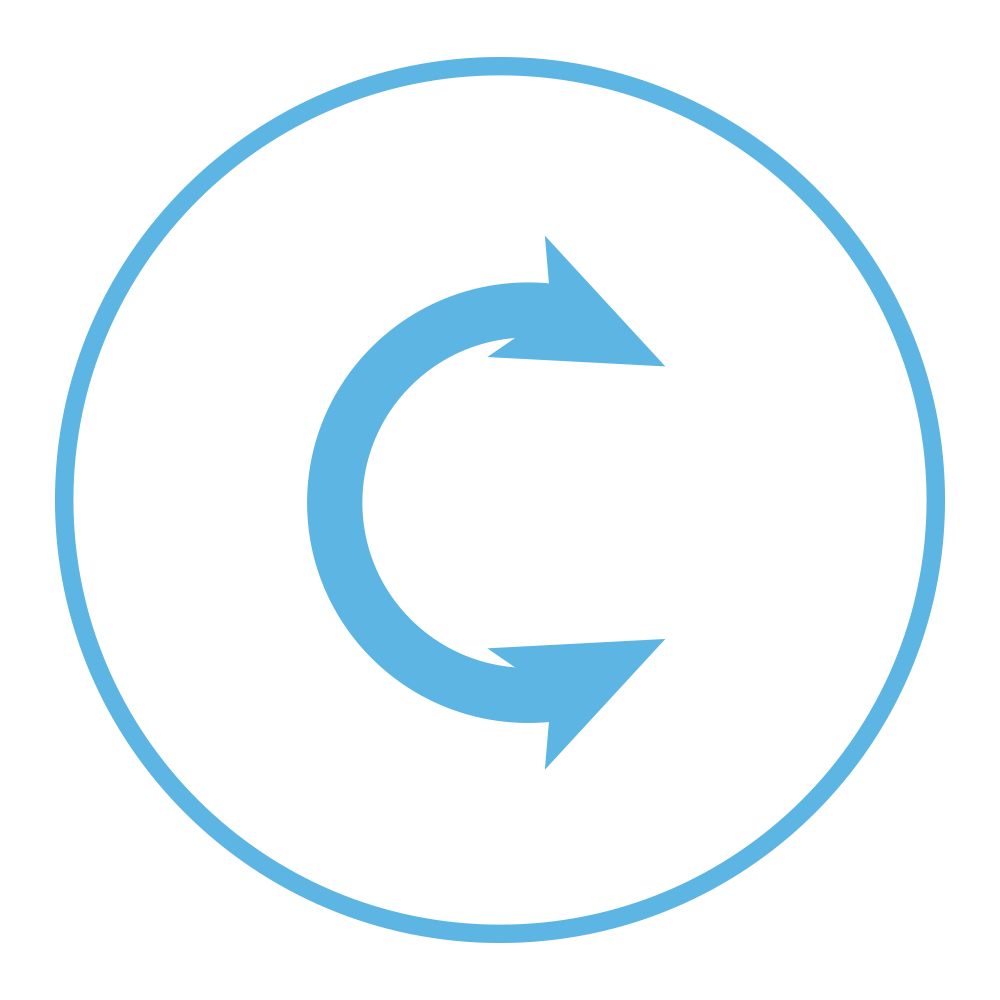
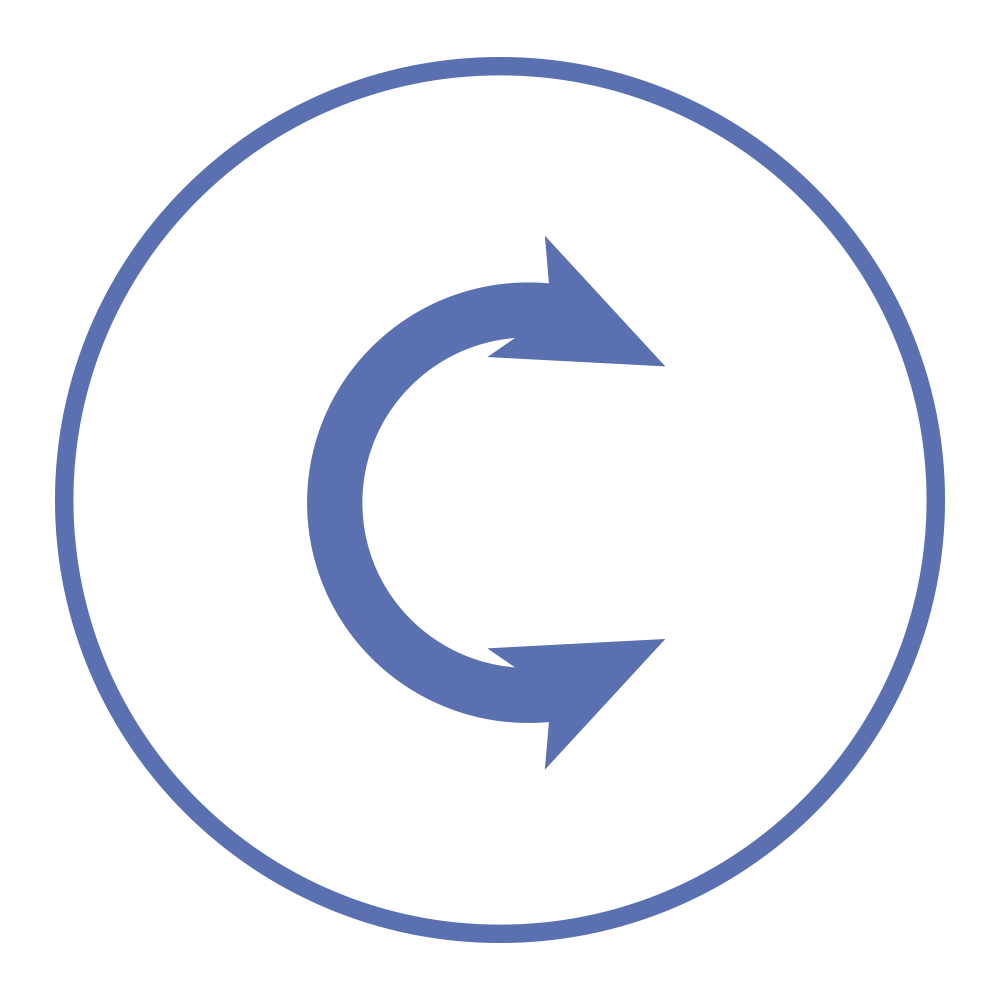
Before/after of a w=1000, h=1000 layered artwork. What changed in the layer stack:
pixels changed over [55, 57, 945, 943] (layer not identified)
